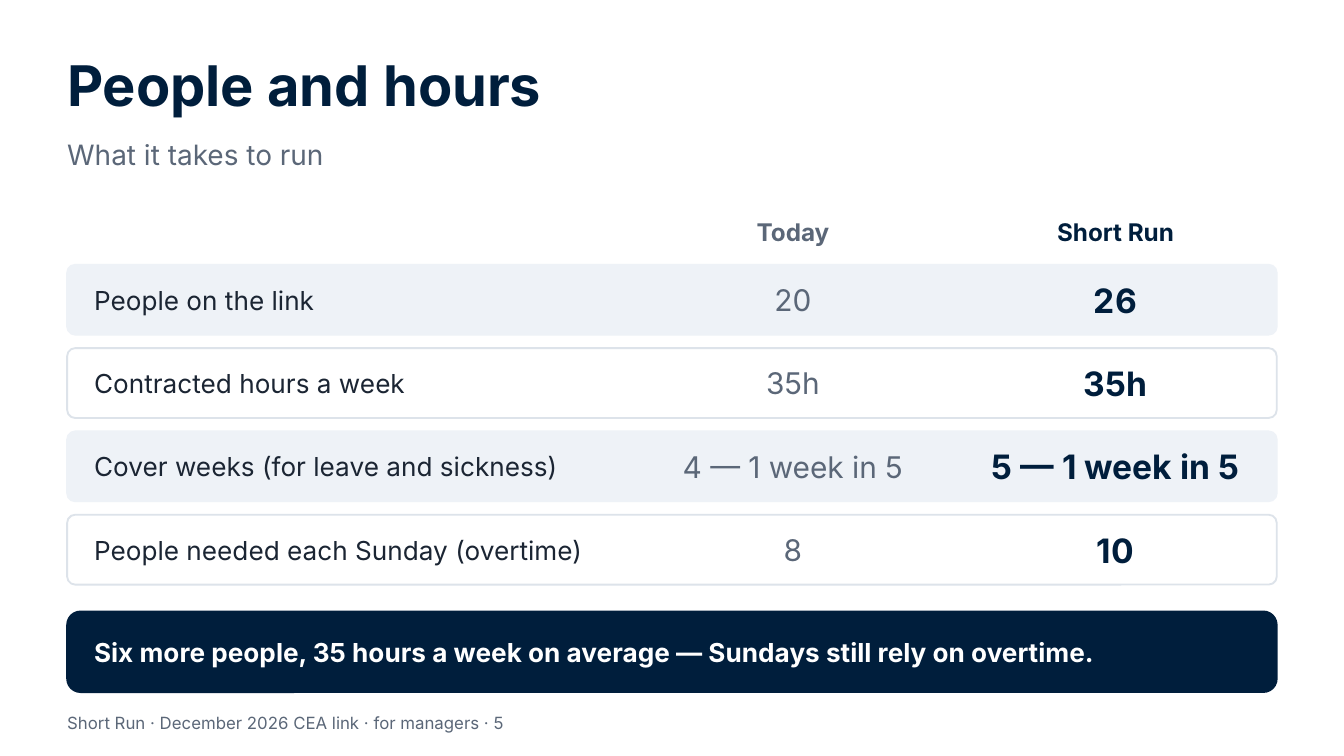
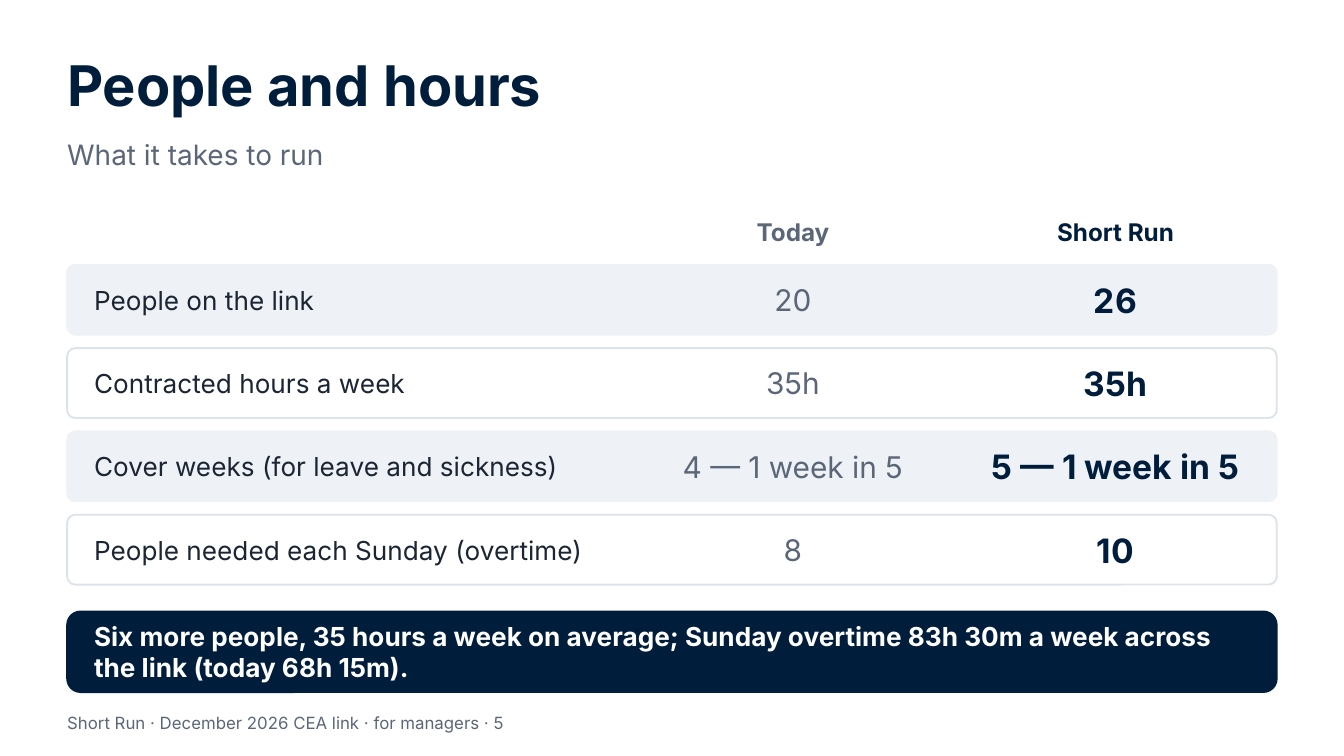
Before and after one commit to Garethdavidmiller/roster-app, a slide deck: slide 5 of docs/links-26/presentations/Short-Run-for-managers.pptx. Drawn at 1344x756 pixels with LibreOffice and Linux fonts; fonts in the diff are those of the drawing. Boxes give left, top, right and bottom in pixels: in the first picture for what was removed or moved away, otherwise in the second. Text is boxed around its words. In the diff, an @@ line names an element or a change of style, - is before the commit and + after.

```diff
--- a/docs/links-26/presentations/Short-Run-for-managers.pptx
+++ b/docs/links-26/presentations/Short-Run-for-managers.pptx
@@ text at (94,626,1211,683): text changed @@
-Six more people, 35 hours a week on average — Sundays still rely on overtime.
+Six more people, 35 hours a week on average; Sunday overtime 83h 30m a week across the link (today 68h 15m).
```
Also in this commit, not shown: 1 other slide changed, 27 other files.
